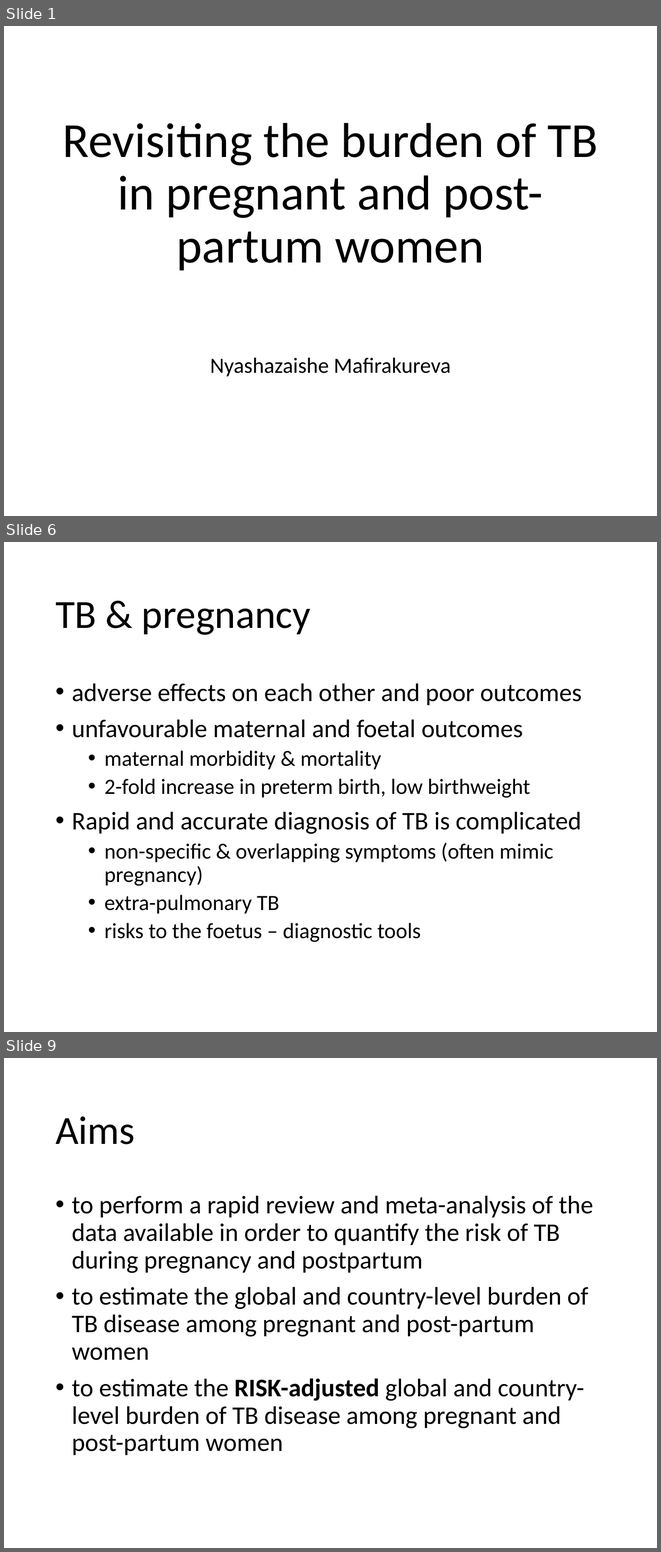
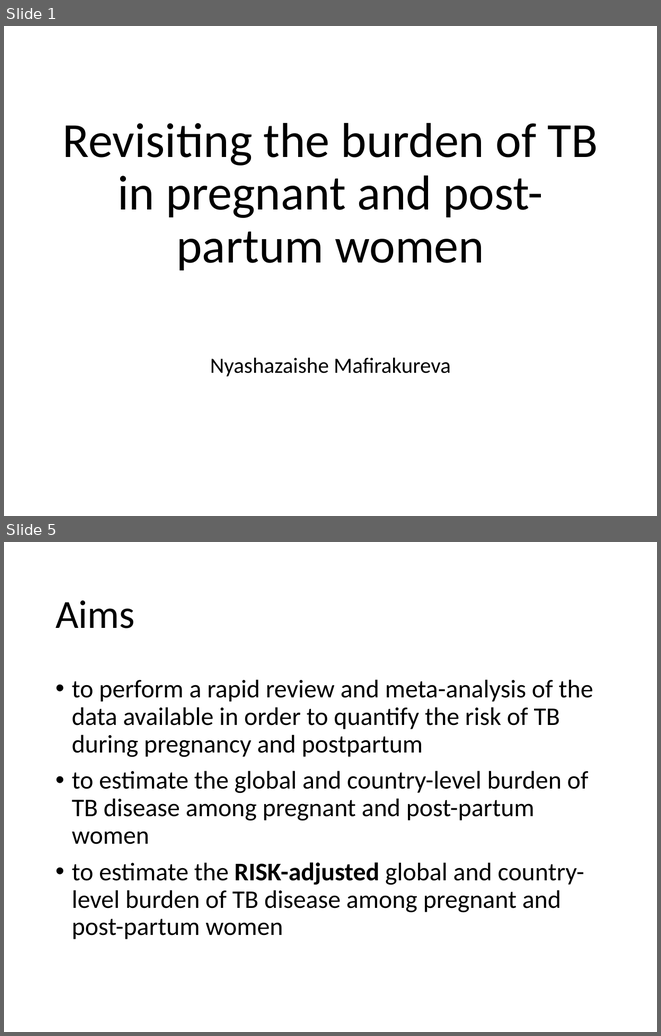
Before and after one commit to petedodd/pregtb, a slide deck: outdata/Revisiting the burden of TB in pregnant and post-partum women2.pptx. Shown one above the other, each under a label of ours: slides 1, 6 and 9 before the commit, slides 1 and 5 after it; the slides between them are not shown. The pictures are 661x1552 and 661x1036 pixels, drawn with LibreOffice and Linux fonts; fonts in the diff are those of the drawing. Boxes give left, top, right and bottom in pixels: in the first picture for what was removed or moved away, otherwise in the second. Text is boxed around its words. In the diff, an @@ line names an element or a change of style, - is before the commit and + after.

```diff
--- a/outdata/Revisiting the burden of TB in pregnant and post-partum women2.pptx
+++ b/outdata/Revisiting the burden of TB in pregnant and post-partum women2.pptx
@@ slide 6 removed at <box>4,542,657,1032</box>, background #FFFFFF @@
@@ title removed at <box>55,602,311,635</box> @@
-TB & pregnancy
@@ text removed at <box>72,683,582,942</box> @@
-• adverse effects on each other and poor outcomes
-• unfavourable maternal and foetal outcomes
-  • maternal morbidity & mortality
-  • 2-fold increase in preterm birth, low birthweight
-• Rapid and accurate diagnosis of TB is complicated
-  • non-specific & overlapping symptoms (often mimic pregnancy)
-  • extra-pulmonary TB
-  • risks to the foetus – diagnostic tools
@@ what was slide 9 is now slide 5 @@
```
Also in this commit, not shown: 4 slides changed, 7 slides added, 5 other slides removed, 33 other files.
